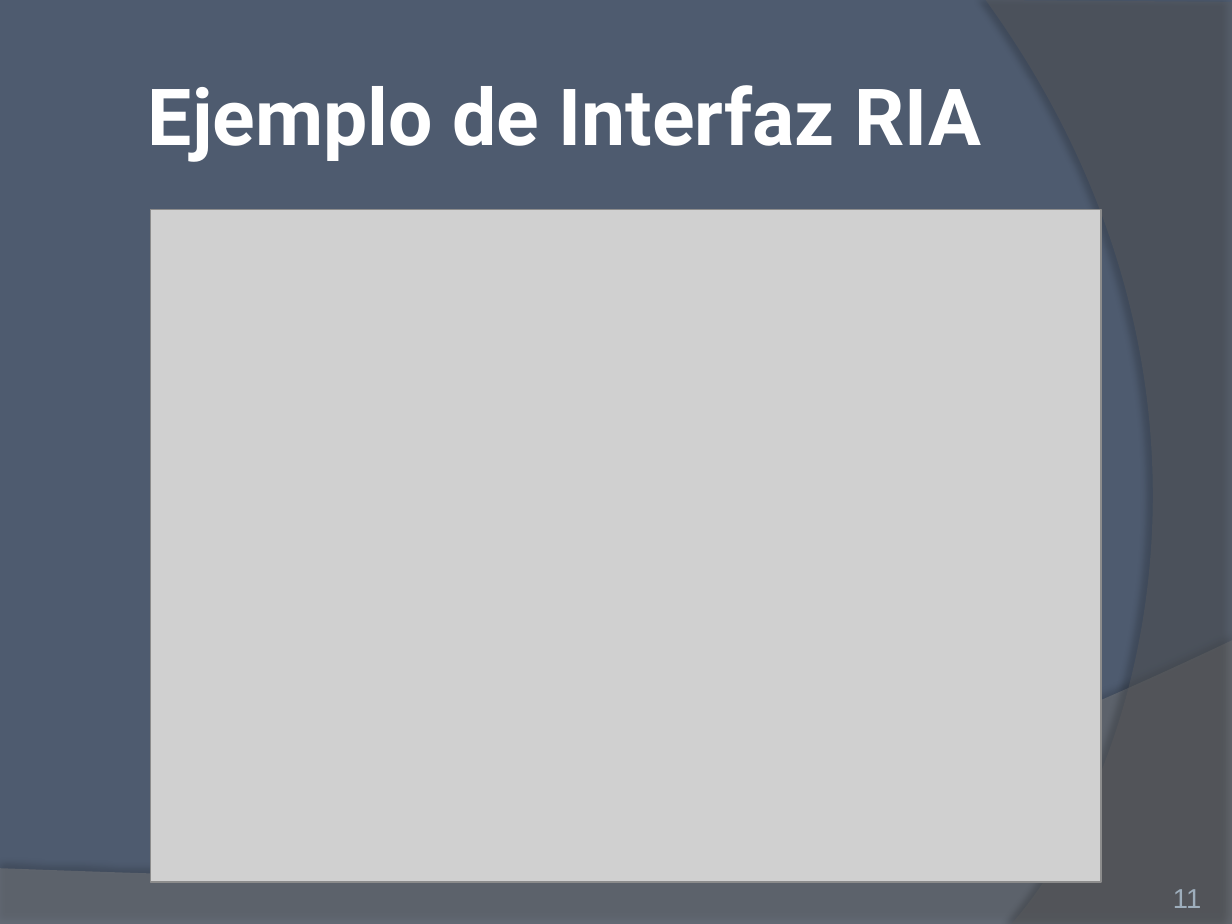
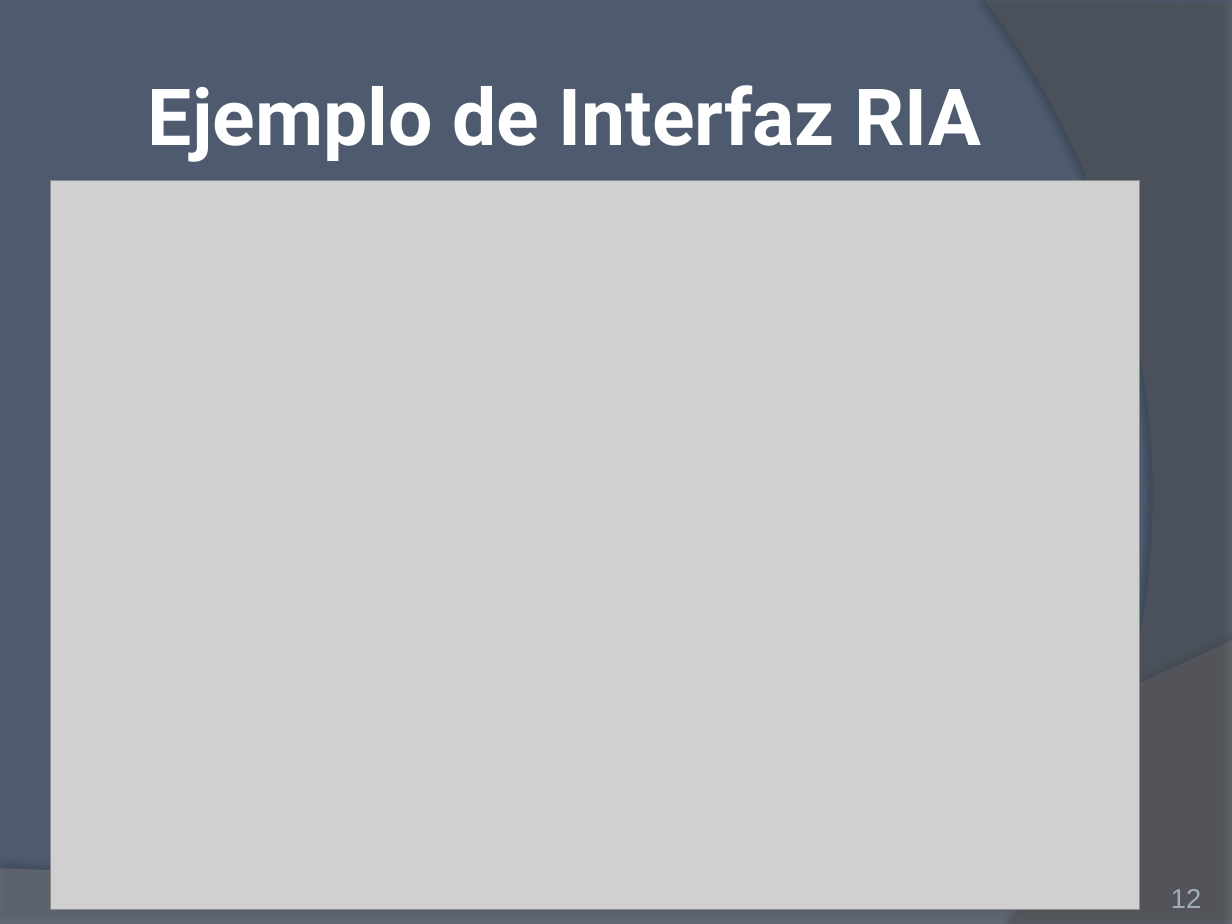
Before and after one commit to ivalop81/Metamodelo-Cybse2016, a slide deck: slide 12 of Presentacion final .pptx (slide 11 before the commit). Drawn at 1232x924 pixels with LibreOffice and Linux fonts; fonts in the diff are those of the drawing; grey boxes stand for pictures. Boxes give left, top, right and bottom in pixels: in the first picture for what was removed or moved away, otherwise in the second. Text is boxed around its words. In the diff, an @@ line names an element or a change of style, - is before the commit and + after.

```diff
--- a/Presentacion final .pptx
+++ b/Presentacion final .pptx
@@ picture: place and size @@
-picture at box(150, 209, 1101, 882)
+picture at box(51, 181, 1140, 910)
@@ page number at box(1171, 889, 1201, 908): text changed @@
-11
+12
```
Also in this commit, not shown: 6 other slides changed, 2 slides added, 1 slide removed, 2 other files.
